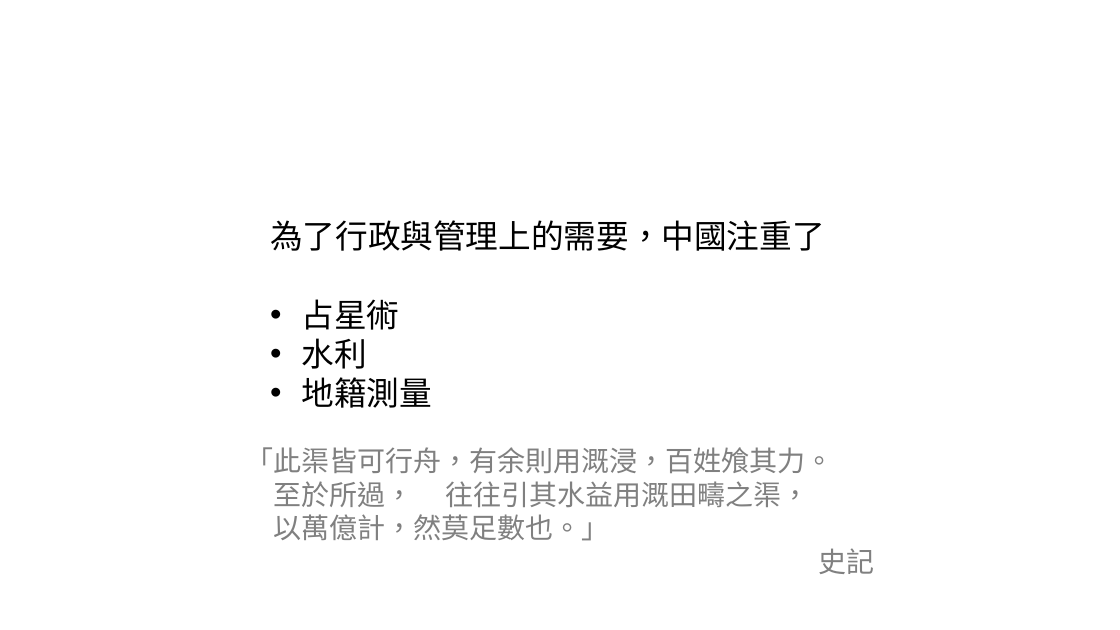
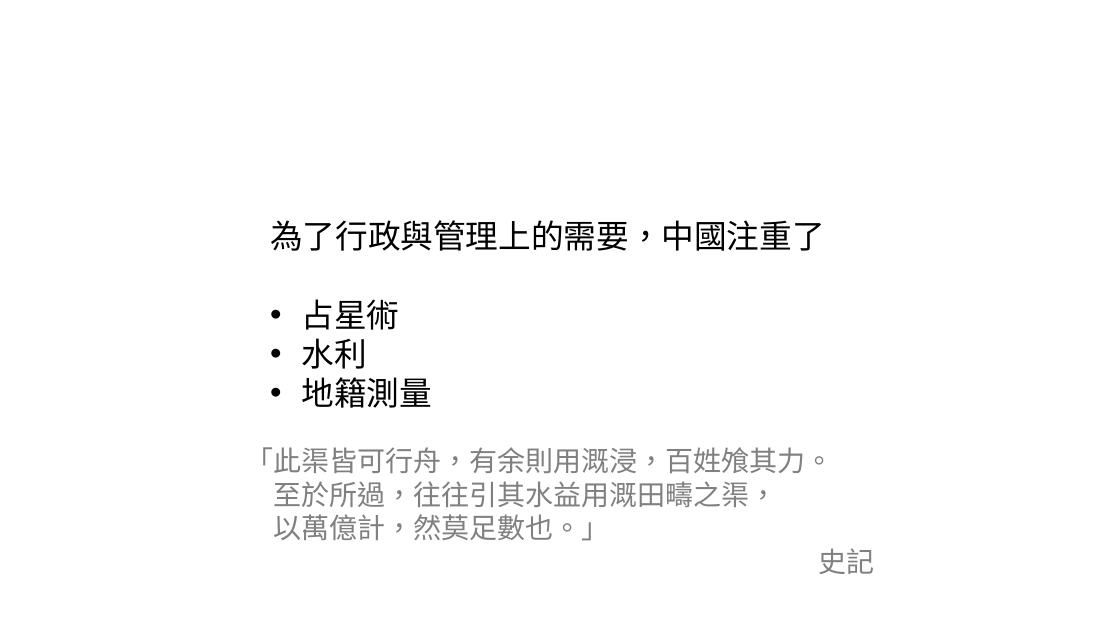
Before and after one commit to LittleD3092/My-Vault, a slide deck: slide 17 of 地圖/大地的量度.pptx. Drawn at 1120x630 pixels with LibreOffice and Linux fonts; fonts in the diff are those of the drawing. Boxes give left, top, right and bottom in pixels: in the first picture for what was removed or moved away, otherwise in the second. Text is boxed around its words. In the diff, an @@ line names an element or a change of style, - is before the commit and + after.

```diff
--- a/地圖/大地的量度.pptx
+++ b/地圖/大地的量度.pptx
@@ text at box(246, 447, 874, 574): font Lato to Noto Sans CJK SC in "「此渠皆可行舟，有余則用溉浸，百姓飧其力。", "以萬億計，然莫足數也。」", "史記" @@
@@ text at box(274, 481, 778, 507): text changed; font Lato to Noto Sans CJK SC @@
-至於所過， 往往引其水益用溉田疇之渠，
+至於所過，往往引其水益用溉田疇之渠，
```
Also in this commit, not shown: 1 other slide changed, 100 slides added.
